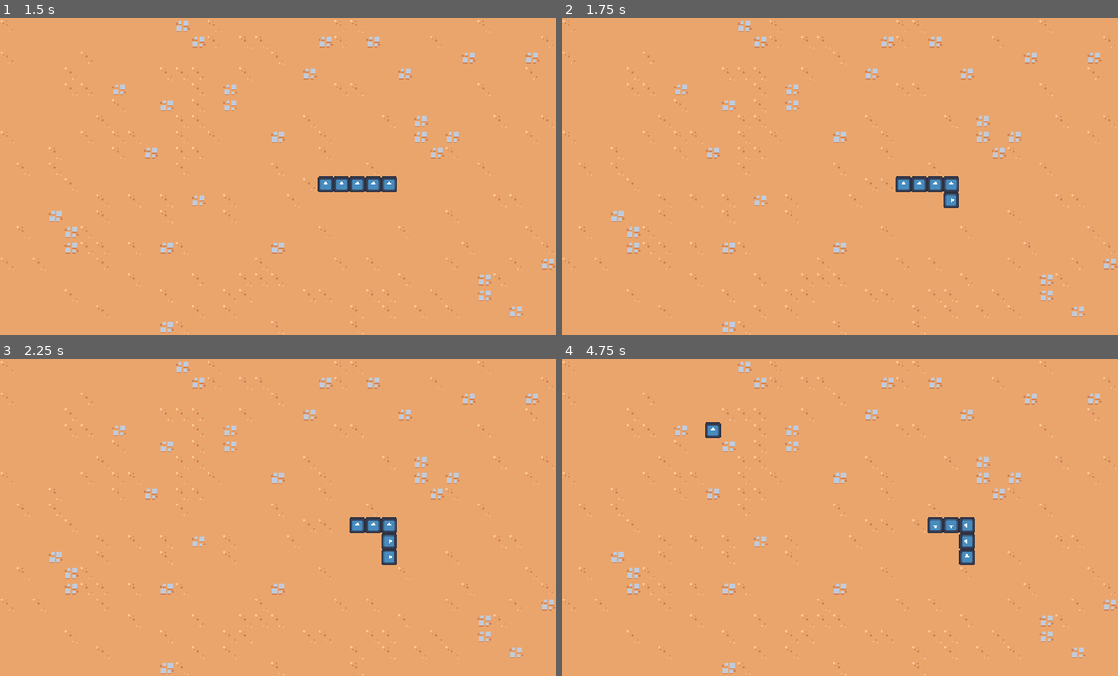
Above: before the commit, frames 1-4 (two rows, left to right).
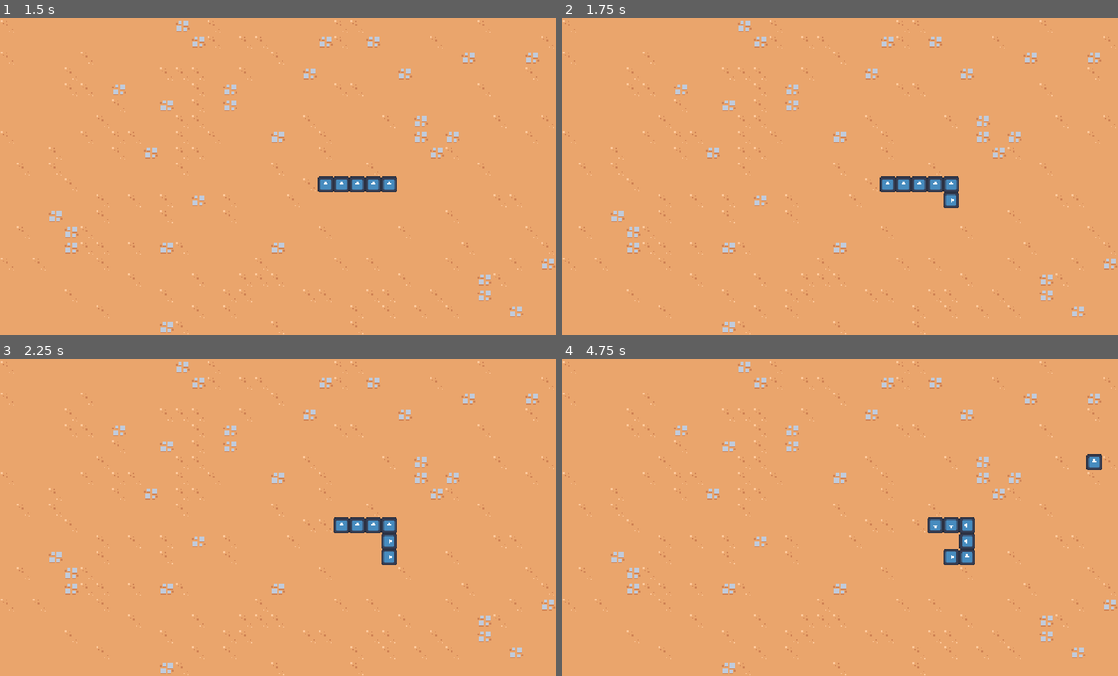
Above: after the commit, the same moments.

Repository: KaiRJ/snake
Game: Godot game, scene res://scenes/main/main.tscn
Same seed, same stepped clock (60 frames per second), same inputs: the game is played once before the commit and once after it. The engine's default icon, where the game draws it, is replaced by a stand-in: a white triangle on a blue panel in a dark square.
Inputs:
- Up to frame 1 (1.5 s): tap Enter at 0.5 s; hold Right (ui_right) 0.53-1.28 s; hold Down (ui_down) from 1.28 s (still down)
- Up to frame 2 (1.75 s): keep holding Down (ui_down)
- Up to frame 3 (2.25 s): tap Space at 2 s; release Down (ui_down) at 2.03 s; hold Right (ui_right) from 2.03 s (still down)
- Up to frame 4 (4.75 s): release Right (ui_right) at 2.78 s; hold Up (ui_up) 2.78-3.53 s; tap Enter at 3.5 s; hold Left (ui_left) from 3.53 s (still down)

Frame 1 is identical in both runs. In frame 2, 0.1% of the frame differs, in the area x 57-60%, y 49-55%; in frame 3, 0.1%; in frame 4, 0.4%, in the area x 25-98%, y 19-65%.
Error before the commit: Invalid assignment of property or key 'move_tail' with value of type 'bool' on a base object of type 'Node2D (SnakeManager)'. (res://scenes/items/item_resource…

Commit message:
smooth moving after growth item pickup

Diff:
--- a/scenes/snake_manager/snake_manager.gd
+++ b/scenes/snake_manager/snake_manager.gd
@@ -20,6 +20,9 @@
 
 ## Array to hold and track all the snake body parts
 var snake_body_parts: Array[SnakeBody]
+
+## Move the tail to the front or create a new head
+var move_tail := true
 
 ## Size of the tiles used in TILE_MAP
 var _tile_size: Vector2i
@@ -60,9 +63,11 @@
 	# Need an initial new direction
 	_new_direction = _current_direction
 
-	# Create the initial snake
+	# Instantiate a new snake body part and make it a head
 	for i in range(init_size):
-		add_new_head_infront_of_head()
+		var new_head := snake_body.instantiate() as SnakeBody
+		$Body.add_child(new_head)
+		move_part_to_front(new_head)
 
 
 func _physics_process(_delta: float) -> void:
@@ -93,23 +98,6 @@
 		return (new_dir.y * _current_direction.x) * PI/2
 
 
-## Create a new head in front of the old head
-func add_new_head_infront_of_head() -> void:
-	# instatiate a new snake body part and make it a head
-	var new_head := snake_body.instantiate() as SnakeBody
-	$Body.add_child(new_head)
-	move_part_to_front(new_head)
-
-
-## Remove the current snake tail and make the new last body part a tail
-func move_tail_infront_of_head() -> void:
-	# make current tail the new snake head
-	var new_head = snake_body_parts.pop_back()
-	new_head.make_head()
-	move_part_to_front(new_head)
-	snake_body_parts.back().make_tail() # replace the tail
-
-
 ## Move an instance of a SnakeBody to the front of the snake
 func move_part_to_front(new_head: SnakeBody) -> void:
 	# If there is no head currently then use the position of the SnakeManager
@@ -129,4 +117,14 @@
 ## Update the players position on timer timeout
 func _on_movement_timer_timeout() -> void:
 	update_rotation_and_direciton()
-	move_tail_infront_of_head()
+
+	var new_head: SnakeBody
+	if move_tail: # make the current tail the head
+		new_head = snake_body_parts.pop_back()
+		snake_body_parts.back().make_tail() # replace the tail
+	else: # instantiate a new head
+		new_head = snake_body.instantiate()
+		$Body.add_child(new_head)
+
+	move_part_to_front(new_head)
+	move_tail = true
